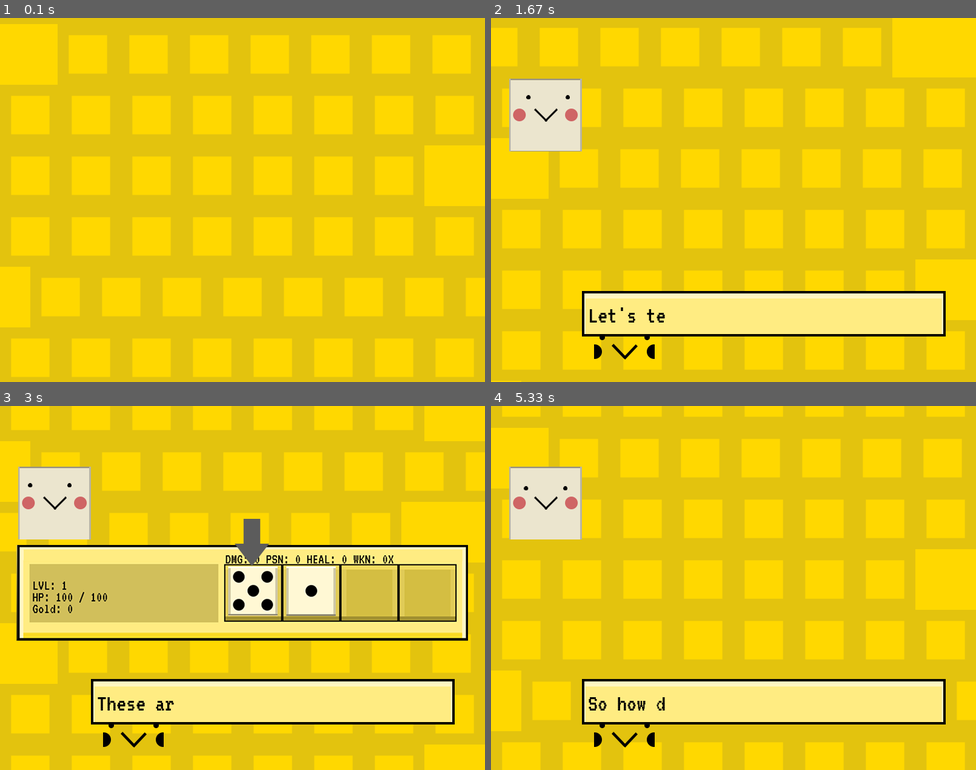
Above: before the commit, frames 1-4 (two rows, left to right).
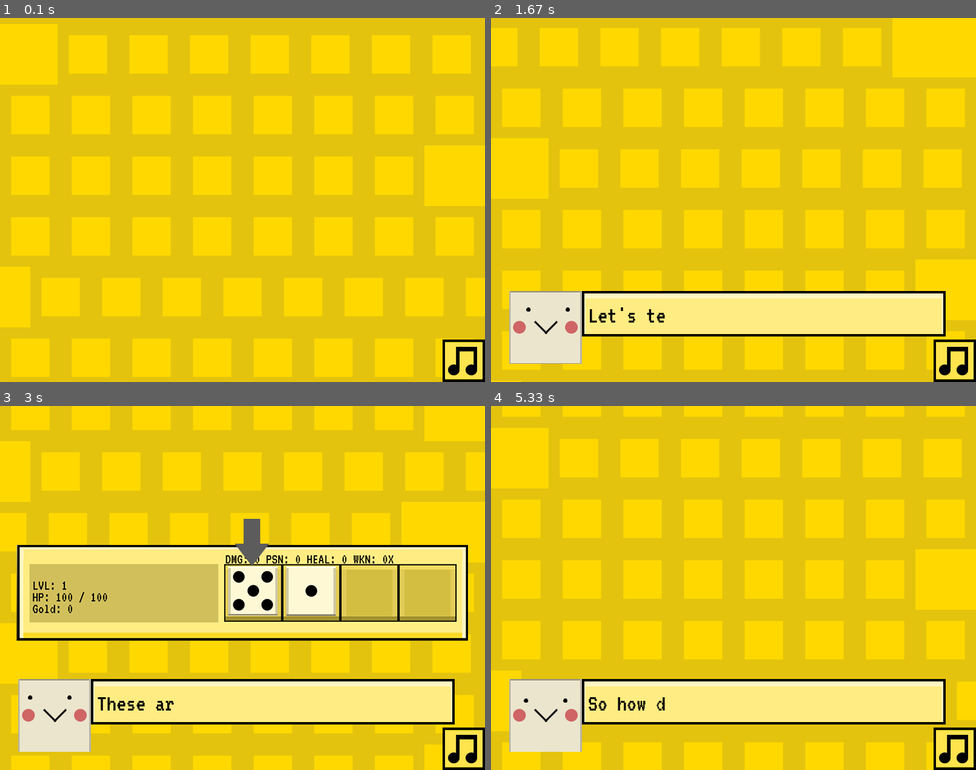
Above: after the commit, the same moments.

Repository: bloopsoup/DANGERdice
Game: pygame game, started from DANGERdice.py
Two runs of this game, one before a commit and one after it. Both use one fixed random seed, a clock stepped at 60 frames per second and the inputs below.
Inputs (mouse positions are in pixels of both pictures, inside the frame that each line leads up to):
- Up to frame 1 (0.1 s): no input
- Up to frame 2 (1.67 s): click (956, 360) at 0.38 s; click (733, 221) at 0.72 s; click "Hello." at 1.05 s; click (912, 327) at 1.38 s
- Up to frame 3 (3 s): click "Let's tea" at 1.72 s; click (218, 682) at 2.05 s; click (227, 526) at 2.38 s; click "You interact with t" at 2.72 s
- Up to frame 4 (5.33 s): click (903, 682) at 3.05 s; click (956, 748) at 3.88 s; click (592, 518) at 4.22 s; click "These are your stats." at 5.05 s

The runs differ from the first frame. In frame 1, 1.0% of the frame differs, in the area x 91-100%, y 88-100%; in frame 2, 7.2%, in the area x 3-100%, y 16-100%; in frame 3, 7.2%; in frame 4, 7.2%.

Commit message:
edited tutorial looks and replaced songs with full versions

Diff:
--- a/controller/states/tutorial.py
+++ b/controller/states/tutorial.py
@@ -26,15 +26,21 @@
     def setup_canvas(self):
         self.damage = 0
         self.canvas.add_element(MovingBackgroundElement([load_static("tall_squares")], (0, 2), (800, 600)), 0)
+        self.canvas.add_element(Button(load_some_sprites("music"), (730, 530), BUTTON_DEFAULT, music_handler.toggle), 0)
+        self.canvas.add_element(self.dialogue_box, 0)
         self.canvas.add_element(self.aaron_display, 0)
-        self.aaron_display.set_position(pygame.Vector2((-200, 100)))
+        self.aaron_display.set_position(pygame.Vector2((-200, 450)))
         self.canvas.add_element(self.damage_display, 0)
         self.damage_display.set_text(0, "")
-        self.canvas.add_element(self.dialogue_box, 0)
 
     def setup_commands(self):
-        self.command_queue.add([MoveCommand(self.aaron_display, (5, 0), (-200, 100), (30, 100),
+        self.command_queue.add([MoveCommand(self.aaron_display, (5, 0), (-200, 450), (30, 450),
                                             self.dialogue_box.toggle_visibility)])
+
+    def startup(self):
+        self.setup_canvas()
+        self.setup_commands()
+        music_handler.change(load_sound("trittle", False))
 
     def load_tutorial_dialogue(self) -> DialogueData:
         """Loads the dialogue for the tutorial"""
@@ -67,6 +73,7 @@
     def zero_damage(self):
         """Zeroes the damage and updates the display."""
         self.damage = 0
+        self.damage_display.set_color((255, 0, 0))
         self.damage_display.set_text(0, "DMG: {0}".format(self.damage))
 
     def show_icon(self, pos: tuple[float, float], icon: str):
--- a/controller/themes.py
+++ b/controller/themes.py
@@ -17,17 +17,17 @@
 DIALOGUE_DEFAULT = {
     "play_sfx": lambda: music_handler.play_sfx(path_sfx("text.mp3")),
     "border_size": 4,
-    "padding": 140,
+    "padding": (140, 35),
+    "p_padding": (20, 45),
     "LPL": 27,
-    "line_spacing": 35,
     "lines": 3
 }
 
 DIALOGUE_SMALL = {
     "play_sfx": lambda: music_handler.play_sfx(path_sfx("text.mp3")),
     "border_size": 4,
-    "padding": 10,
+    "padding": (10, 20),
+    "p_padding": (-110, -10),
     "LPL": 37,
-    "line_spacing": 20,
     "lines": 1
 }
--- a/controller/utils/music_handler.py
+++ b/controller/utils/music_handler.py
@@ -21,6 +21,7 @@
         pygame.mixer.music.stop()
         pygame.mixer.music.unload()
         pygame.mixer.music.load(path)
+        pygame.mixer.music.set_volume(0.3)
         pygame.mixer.music.play(-1)
         if self.pause:
             pygame.mixer.music.pause()
--- a/gui/elements/dialogue_box.py
+++ b/gui/elements/dialogue_box.py
@@ -61,14 +61,13 @@
         if not self.active:
             return
 
-        # Draw text box + portrait
         surface.blit(self.images[0], (self.pos.x, self.pos.y))
         self.draw_border(surface)
-        surface.blit(self.d_data.get_portrait(), (self.pos.x + 20, self.pos.y + 45))
+        surface.blit(self.d_data.get_portrait(), (self.pos.x + self.theme["p_padding"][0],
+                                                  self.pos.y + self.theme["p_padding"][1]))
 
-        # Display the text
         for i in range(self.theme["lines"]):
             self.text_surface = self.font.render(
                 self.display[i * self.theme["LPL"]:(i+1) * self.theme["LPL"]], True, (0, 0, 0))
-            surface.blit(self.text_surface, (self.reference.x + self.theme["padding"],
-                                             self.reference.y + (self.theme["line_spacing"] * (i+1))))
+            surface.blit(self.text_surface, (self.reference.x + self.theme["padding"][0],
+                                             self.reference.y + (self.theme["padding"][1] * (i+1))))
Not shown, changed: assets/songs/Something.mp3
Not shown, changed: assets/songs/calm.mp3
Not shown, changed: assets/songs/doma.mp3
Not shown, changed: assets/songs/huh.mp3
Not shown, changed: assets/songs/hurt.mp3
Not shown, changed: assets/songs/jong.mp3
Not shown, changed: assets/songs/menu.mp3
Not shown, changed: assets/songs/note.mp3
Not shown, changed: assets/songs/ones.mp3
Not shown, changed: assets/songs/somedrums.mp3
Not shown, changed: assets/songs/stomp.mp3
Not shown, changed: assets/songs/stomp2.mp3
(and 3 more such lines)
